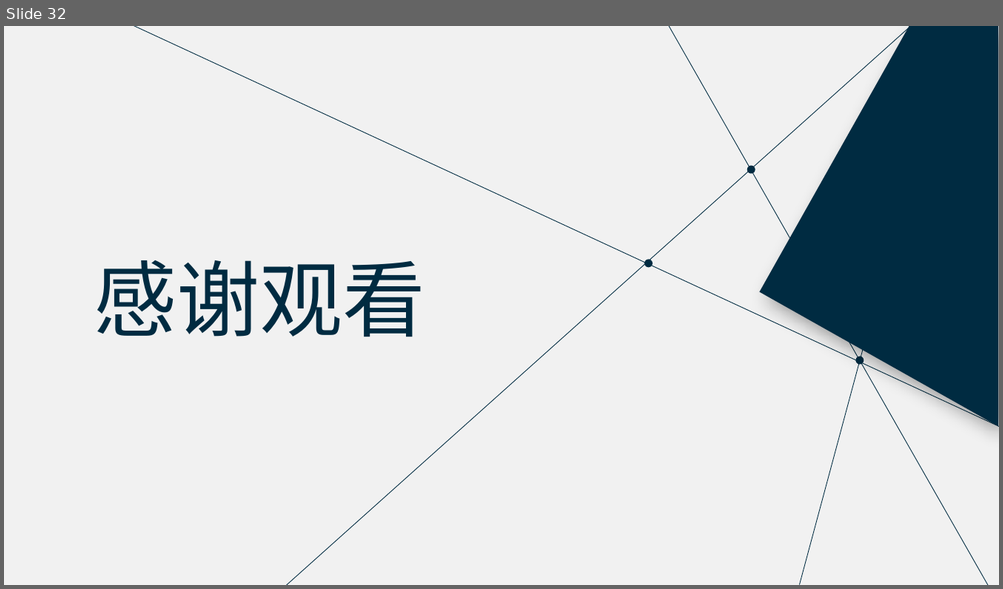
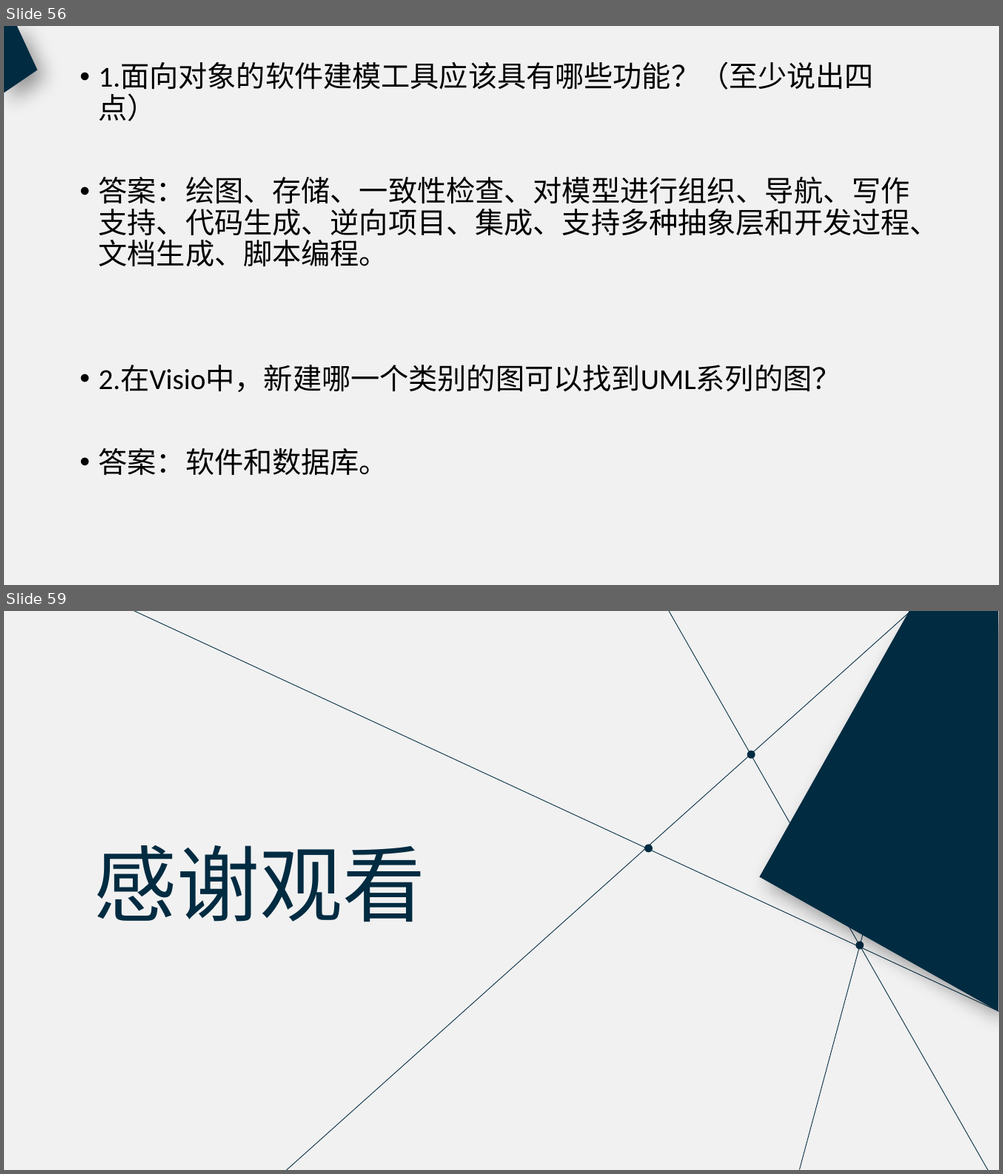
Before and after one commit to PRD2018-G18/PRD2018, a slide deck: 非受控文档/过程文档/UML工具/UML工具.pptx. Shown one above the other, each under a label of ours: slide 32 before the commit, slides 56 and 59 after it; the slides between them are not shown. The pictures are 1003x589 and 1003x1174 pixels, drawn with LibreOffice and Linux fonts; fonts in the diff are those of the drawing. Boxes give left, top, right and bottom in pixels: in the first picture for what was removed or moved away, otherwise in the second. Text is boxed around its words. In the diff, an @@ line names an element or a change of style, - is before the commit and + after.

Commit message:
UML工具PPT（新）

```diff
--- a/非受控文档/过程文档/UML工具/UML工具.pptx
+++ b/非受控文档/过程文档/UML工具/UML工具.pptx
@@ slide 56 added at (x1=4, y1=26, x2=999, y2=585), background #F1F1F1 @@
@@ freeform shape added at (x1=4, y1=26, x2=37, y2=93), fill #002B41 @@
@@ text added at (x1=99, y1=62, x2=939, y2=476), 28 pt, text #000000 @@
+• 1.面向对象的软件建模工具应该具有哪些功能？（至少说出四点）
+• 答案：绘图、存储、一致性检查、对模型进行组织、导航、写作支持、代码生成、逆向项目、集成、支持多种抽象层和开发过程、文档生成、脚本编程。
+• 2.在Visio中，新建哪一个类别的图可以找到UML系列的图？
+• 答案：软件和数据库。
@@ what was slide 32 is now slide 59 @@
```
Also in this commit, not shown: 4 slides changed, 26 other slides added.
